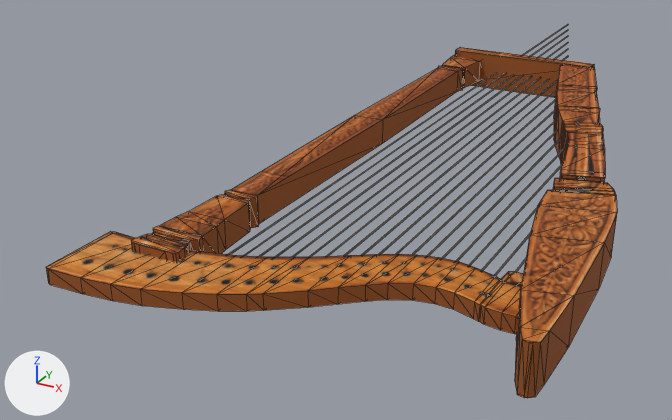
An edit to the glTF model public/game-assets/Item/Instrument_Harp.glb, drawn before and after from the same camera.
The view is the same before and after, from a 50 mm camera at (0.96, -2.58, 0.72) aimed at (-0.06, -0.74, -0.2). Every picture has the same lights, and +X, +Y and +Z are marked at lower left. The picture after the commit comes second. Mesh edges are drawn as thin lines. Where no turn or scale is listed for an object, it has been applied to the vertices. Vertices at exactly the same position are counted once.

Names of what the first picture shows: 'node_0'.
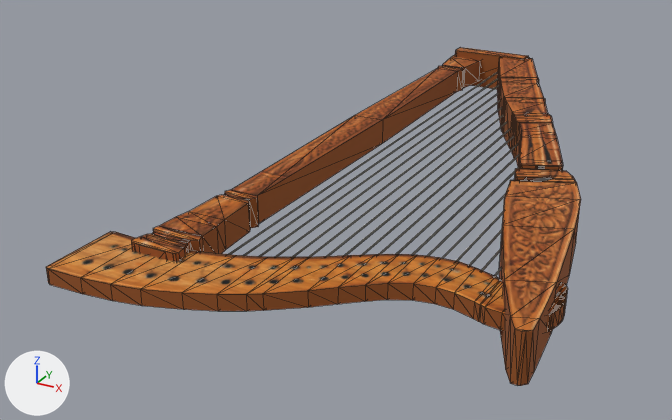
What differs and where, as boxes [x1, y1, x2, y2] in the pictures (672 x 420 px; the box of a moved part takes in the faces that stretch with it):
'node_0', reshaped (6% narrower, 9% shorter): before [46, 24, 617, 398]; after [46, 47, 581, 386]
part 1 of me_mesh_1, moved or reshaped: before [229, 24, 617, 398]; after [229, 47, 581, 386]

The change, as a diff of the scene's bpy script:
```diff
--- a/public/game-assets/Item/Instrument_Harp.glb.py
+++ b/public/game-assets/Item/Instrument_Harp.glb.py
@@ me_mesh_1 @@
 # used by ob_node_0; location = (0.0, 0.0, 0.0)
-me_mesh_1.from_pydata(...)  # 536 vertices, 968 faces; spans x -0.13..0.68, y -1.61..0.69, z -0.05..0.05
+me_mesh_1.from_pydata(...)  # 520 vertices, 944 faces; spans x -0.13..0.66, y -1.61..0.03, z -0.05..0.05
+# me_mesh_1 part 1
+# 16 vertices are removed from x 0.09..0.17, y 0.42..0.69, z 0.0
+# 40 faces are deleted
+# 18 vertices in x 0.52..0.63, y -0.88..-0.83, z -0.05..0.05 move by (-0.09, 0.02, 0.0)
+# 14 vertices in x 0.51..0.64, y -0.94..-0.85, z -0.05..0.05 move by (-0.08, 0.02, 0.0)
+# 12 vertices in x 0.42..0.5, y -0.6..-0.5, z -0.05..0.05 move by (-0.12, 0.01, 0.0)
+# 8 vertices in x 0.52..0.55, y -0.63..-0.54, z -0.05..0.05 move by (-0.12, 0.02, 0.0)
+# 8 vertices in x 0.52..0.54, y -0.95..-0.88, z -0.05..0.05 move by (-0.08, 0.01, 0.0)
+# 6 vertices in x 0.36, y -0.04..0.0, z -0.05..0.05 move by (-0.19, 0.0, 0.0)
+# 142 vertices move from x 0.19..0.68, y -1.5..0.34, z -0.05..0.05 to x 0.1..0.66, y -1.47..0.0, z -0.05..0.05
+# 16 vertices are added at x 0.09..0.17, y -0.16..0.03, z 0.0
+# 40 new faces join them
+# other edits to the shape of me_mesh_1 do not show in these pictures
 me_mesh_1.materials.append(mat_material_0)
```
